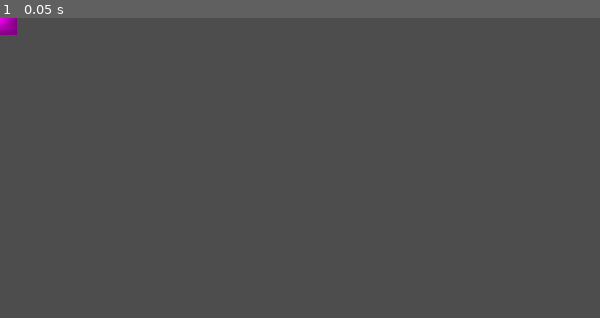
Above: before the commit, frame 1.
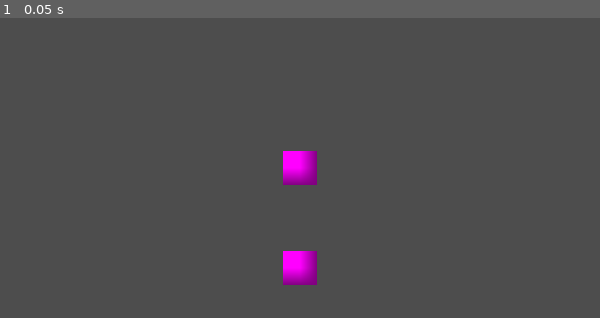
Above: after the commit, the same moment.

Repository: devonbacon/piechenotte
Game: Godot game, scene res://game.tscn
The game is run twice, just before and just after one commit, with the same random seed, the same clock (stepped at 60 frames per second) and the same inputs.
Inputs:
- Up to frame 1 (0.05 s): no input

The runs differ from the first frame. In frame 1, 1.4% of the frame differs, in the area x 0-53%, y 0-89%.

Commit message:
feat: Collisions + multi piece

Diff:
--- /dev/null
+++ b/piechenotte/game.gd
@@ -0,0 +1,15 @@
+extends Node
+
+const Piece: PackedScene = preload("res://piece.tscn")
+
+@onready var window: Window = get_window()
+
+func _ready():
+	var shooter = Piece.instantiate()
+	shooter.init(window.size / 2)
+
+	var other = Piece.instantiate()
+	other.init((window.size / 2) + Vector2i(0, 100))
+
+	add_child(shooter)
+	add_child(other)
--- a/piechenotte/game.tscn
+++ b/piechenotte/game.tscn
@@ -1,7 +1,6 @@
 [gd_scene load_steps=2 format=3 uid="uid://bkeilhnogc63y"]
 
-[ext_resource type="PackedScene" uid="uid://coopde0cbeq80" path="res://piece.tscn" id="1_80nbo"]
+[ext_resource type="Script" uid="uid://b3gyw8nlfee16" path="res://game.gd" id="1_80nbo"]
 
 [node name="Game" type="Node"]
-
-[node name="Piece" parent="." instance=ExtResource("1_80nbo")]
+script = ExtResource("1_80nbo")
--- a/piechenotte/piece.gd
+++ b/piechenotte/piece.gd
@@ -1,15 +1,17 @@
 extends RigidBody2D
 
 @export var target_scene: PackedScene
+
+@export var IMPULSE_SCALE = 10
+
+func init(pos: Vector2):
+	global_position = pos
 
 func _on_input_event(_viewport: Node, event: InputEvent, _shape_idx: int) -> void:
 	if event.is_action_pressed("click"):
 		$ChargeTarget.init(position)
 
-
-
-
 func _on_charge_target_fire(pos: Vector2) -> void:
 	var distance = pos - position
 
-	apply_impulse(distance)
+	apply_impulse(distance * IMPULSE_SCALE)
Not shown, added: piechenotte/game.gd.uid
